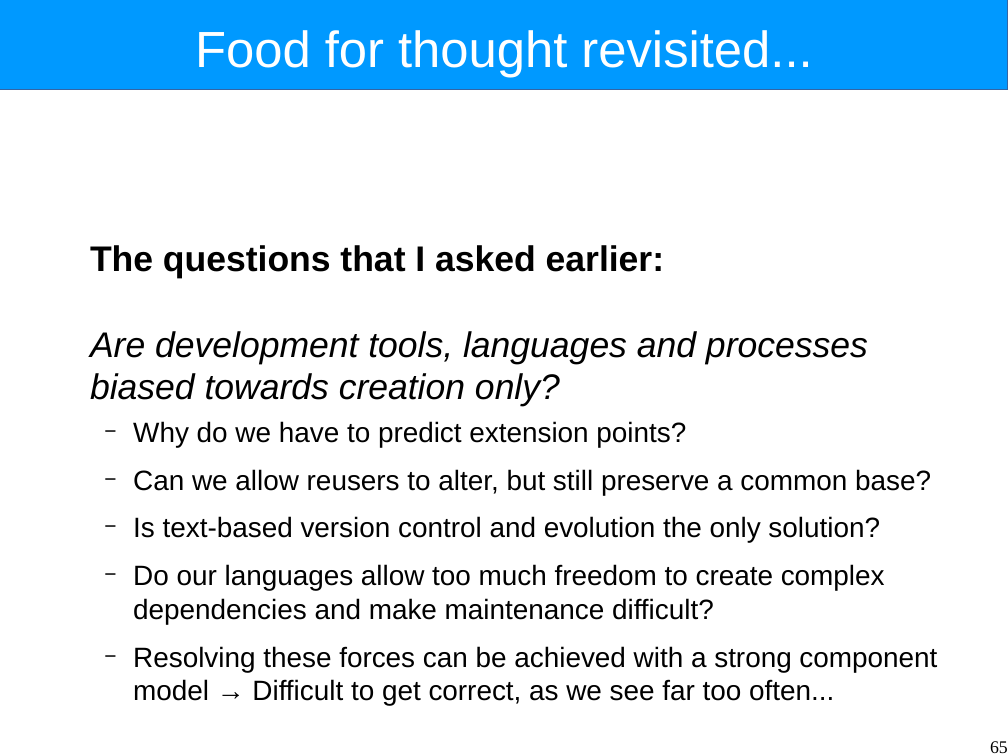
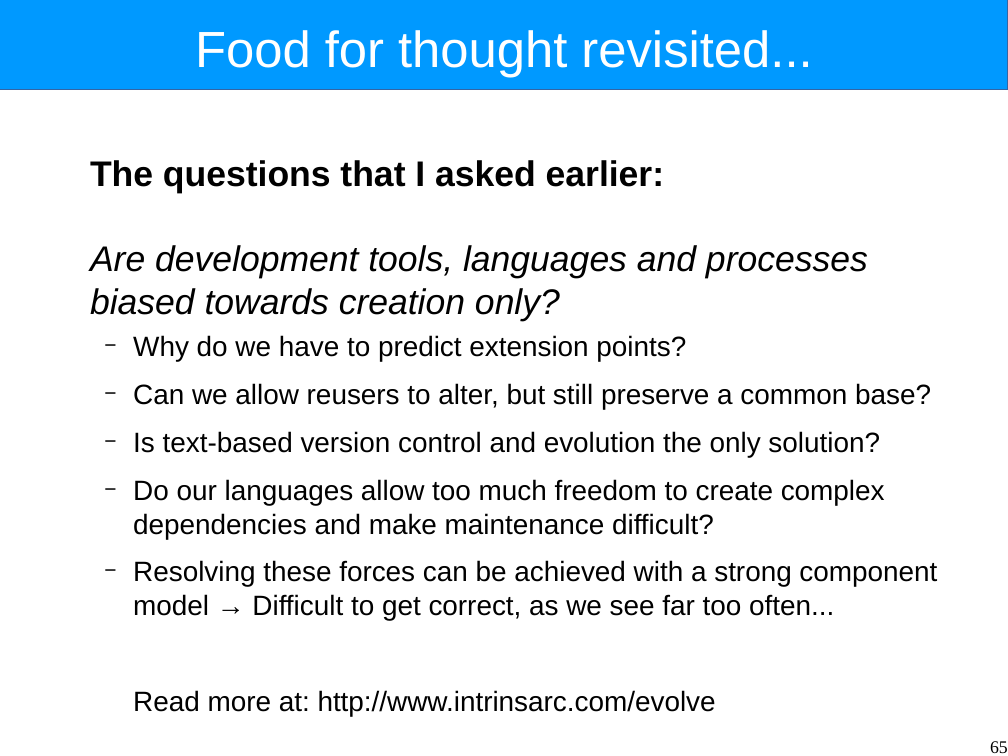
Before and after one commit to Intrinsarc/intrinsarc-evolve, a slide deck: slide 65 of Academic Work/lectures/components.odp. Drawn at 1008x756 pixels with LibreOffice and Linux fonts; fonts in the diff are those of the drawing. Boxes give left, top, right and bottom in pixels: in the first picture for what was removed or moved away, otherwise in the second. Text is boxed around its words. In the diff, an @@ line names an element or a change of style, - is before the commit and + after.

```diff
--- a/Academic Work/lectures/components.odp
+++ b/Academic Work/lectures/components.odp
@@ text at (x1=133, y1=690, x2=716, y2=716): paragraph added @@
+  Read more at: http://www.intrinsarc.com/evolve
```
Also in this commit, not shown: 1 other slide changed, 5 other files.
